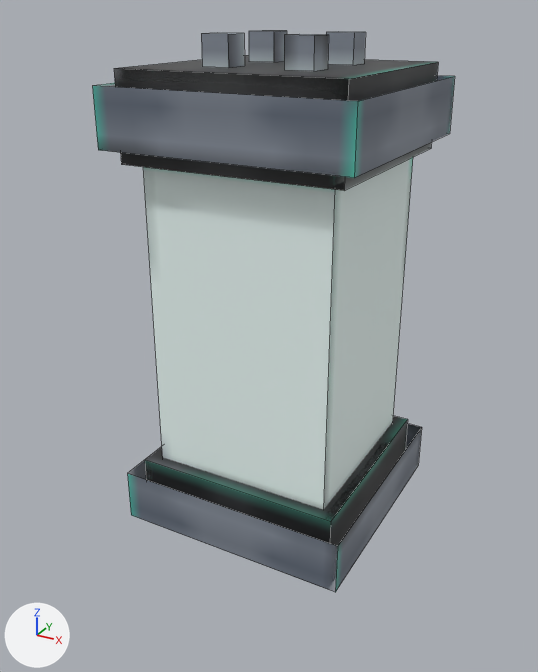
Two versions of the FBX model Assets/Models/Scrap 2.fbx, one commit apart.
Camera for both pictures: a camera (50 mm lens) standing at (0.767, -1.467, 1.529) and looking at (-0.018, -0.039, 0.816). Every picture has the same lights, and +X, +Y and +Z are marked at lower left. Mesh edges are drawn as thin lines. Where no turn or scale is listed for an object, it has been applied to the vertices.

Names of what the first picture shows: 'Base', 'BaseRing', 'Edge_outline', 'Plug2_1', 'Plug3_1', 'Plug4_1', 'Plug5', 'Top', 'TopRing'.
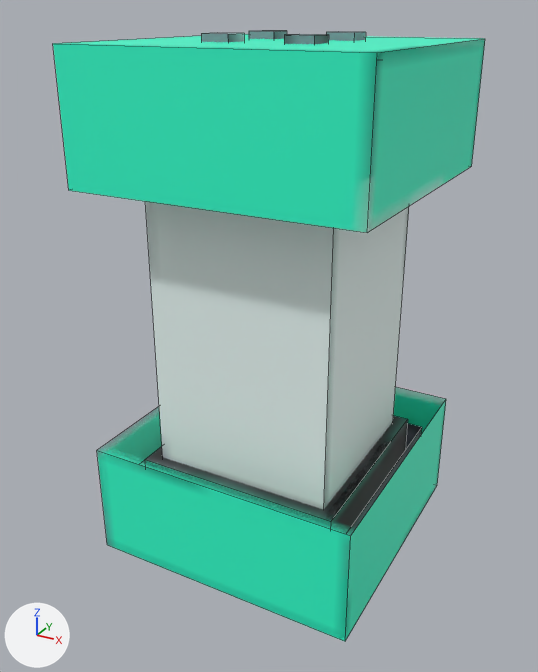
The change, as a list of edits to the scene's bpy script:
```text
Add me_base_outline:
    me_base_outline.from_pydata(...)  # a box spanning x -0.328..0.328, y -0.328..0.328, z -0.109..0.172
    me_base_outline.materials.append(mat_powercell_png)  # picture img_powercell_png
Add me_top_outline:
    me_top_outline.from_pydata(...)  # a box spanning x -0.328..0.328, y -0.328..0.328, z -0.109..0.172
    me_top_outline.materials.append(mat_powercell_png)  # picture img_powercell_png
Add ob_base_outline:
    ob_base_outline = bpy.data.objects.new('Base_outline', me_base_outline)
    ob_base_outline.location = (0.0, 0.0, 0.391)
Add ob_top_outline:
    ob_top_outline = bpy.data.objects.new('Top_outline', me_top_outline)
    ob_top_outline.location = (0.0, 0.0, 1.297)
```

Where the change shows, as pixel boxes [x1, y1, x2, y2] in the pictures (538 x 672 px):
'Top_outline', added (green): after [53, 34, 485, 233]
'Base_outline', added (green): after [97, 387, 446, 641]
'TopRing', unchanged, covered by the edit: before [92, 76, 455, 178]
'Top', unchanged, covered by the edit: before [114, 56, 438, 190]; after [376, 60, 380, 70]
'BaseRing', unchanged, covered by the edit: before [127, 424, 422, 592]; after [139, 424, 422, 536]
'Plug2_1', unchanged, covered by the edit: before [284, 34, 329, 71]; after [284, 34, 329, 44]
